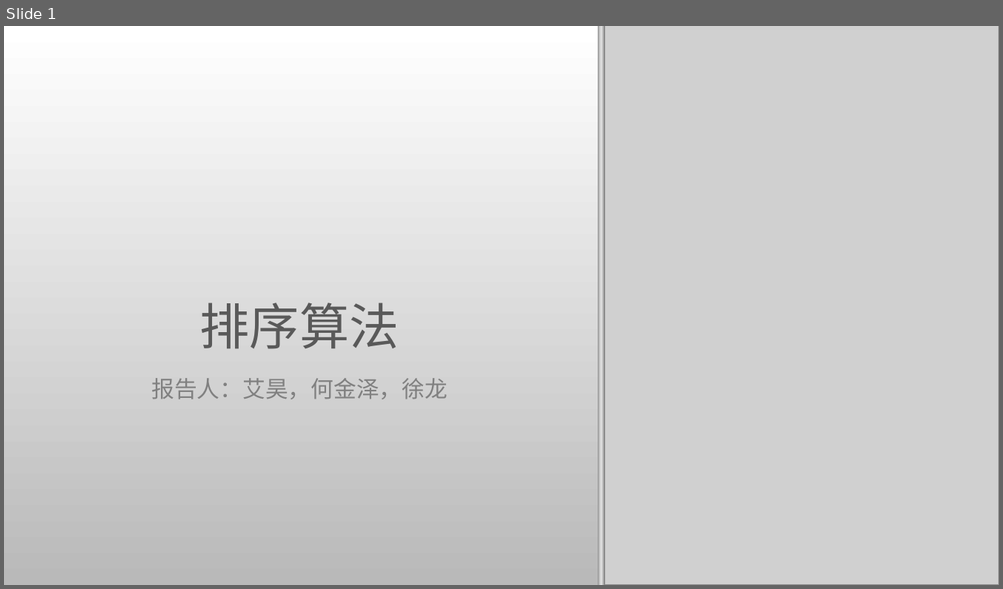
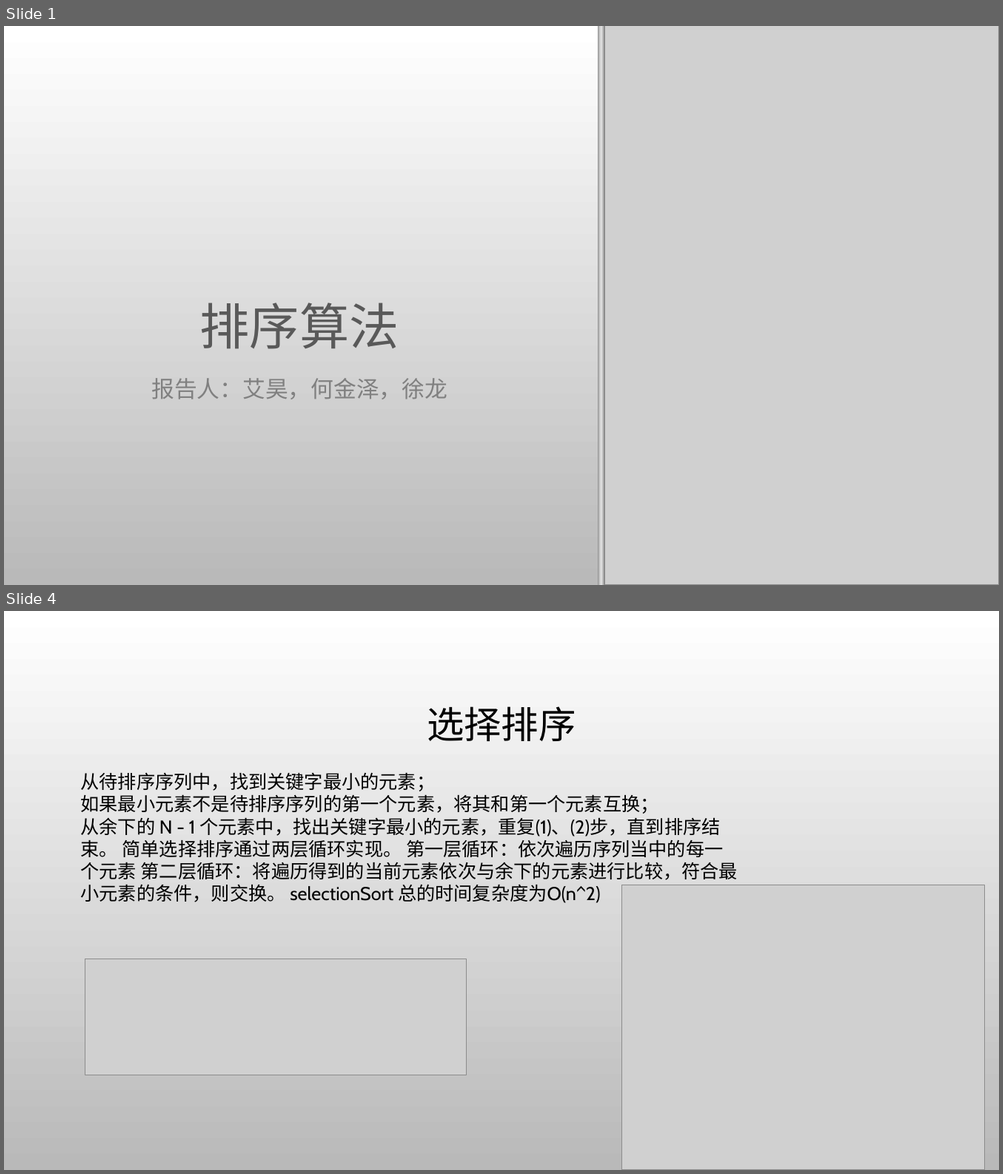
Before and after one commit to AisingioroHao0/BUAA_ProgrammingAndAlgorithms_TermProject, a slide deck: 答辩PPT/排序算法.pptx. Shown one above the other, each under a label of ours: slide 1 before the commit, slides 1 and 4 after it; the slides between them are not shown. The pictures are 1003x589 and 1003x1174 pixels, drawn with LibreOffice and Linux fonts; fonts in the diff are those of the drawing; grey boxes stand for pictures; background and template pictures are left out. Boxes give left, top, right and bottom in pixels: in the first picture for what was removed or moved away, otherwise in the second. Text is boxed around its words. In the diff, an @@ line names an element or a change of style, - is before the commit and + after.

```diff
--- a/答辩PPT/排序算法.pptx
+++ b/答辩PPT/排序算法.pptx
@@ slide 4 added at (x1=4, y1=611, x2=999, y2=1170), background picture (left out) @@
@@ title added at (x1=427, y1=706, x2=576, y2=741), 36 pt, text #000000 @@
+选择排序
@@ text added at (x1=80, y1=772, x2=737, y2=903), 18 pt, text #000000 @@
+从待排序序列中，找到关键字最小的元素；
+如果最小元素不是待排序序列的第一个元素，将其和第一个元素互换；
+从余下的 N - 1 个元素中，找出关键字最小的元素，重复(1)、(2)步，直到排序结束。 简单选择排序通过两层循环实现。 第一层循环：依次遍历序列当中的每一个元素 第二层循环：将遍历得到的当前元素依次与余下的元素进行比较，符合最小元素的条件，则交换。 selectionSort 总的时间复杂度为O(n^2)
@@ picture added at (x1=622, y1=885, x2=984, y2=1170) @@
@@ picture added at (x1=85, y1=960, x2=466, y2=1075) @@
```
Also in this commit, not shown: 7 slides changed, 18 other slides added, 3 other files.
